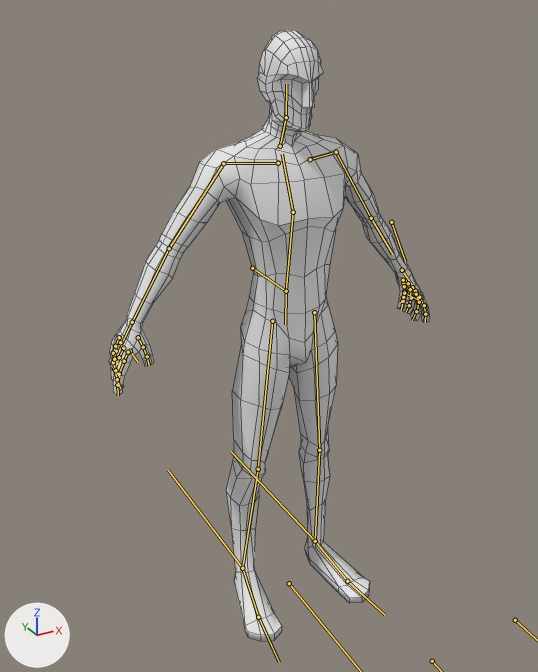
An edit to the FBX model Assets/Animations/Gladiator.fbx, drawn before and after from the same camera.
Rendered twice from a 50 mm lens placed at (-1.22, -2.05, 2.15), pointed at (-0.06, 0.06, 1.09). Every picture has the same lights, and +X, +Y and +Z are marked at lower left. The bones that bend it are drawn over the model as lines. Mesh edges are drawn as thin lines.

Objects in the first picture: 'Gladiator'.
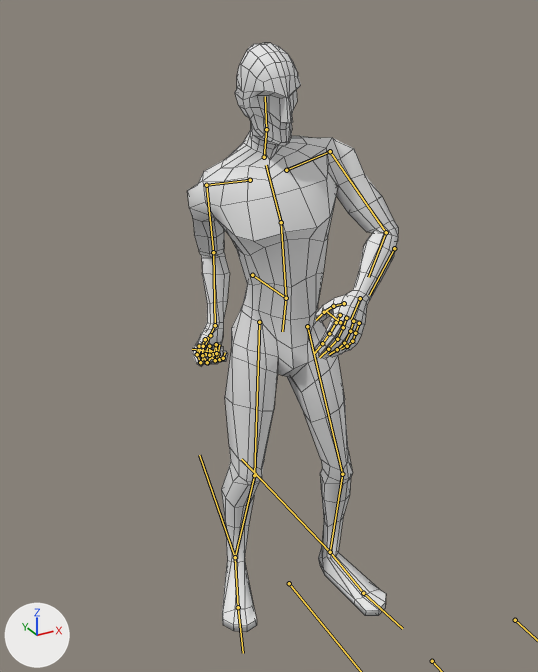
The newer file adds an action. The first version stands in its rest pose; the second is drawn at frame 4 of the action 'Rig|Attack 1H Shield'.

The change in detail:
Bone 'Base' (bone_base) moves from (0.0, 0.0, 0.0) to (0.0, 0.001, 0.027).
Bone 'Spine' (bone_spine) turns from (0, 0, 0) to (0, -15, 9) degrees about its own x, y and z.
Bone 'Chest' (bone_chest) turns from (0, 0, 0) to (1, -12, 4) degrees about its own x, y and z.
Bone 'Neck' (bone_neck) turns from (0, 0, 0) to (-1, 18, -17) degrees about its own x, y and z.
Bone 'Upper Arm.L' (bone_upper_arm_l) turns from (0, 0, 0) to (55, 61, 38) degrees about its own x, y and z.
Bone 'Lower Arm.L' (bone_lower_arm_l) turns from (0, 0, 0) to (65, -34, -13) degrees about its own x, y and z.
Bone 'Shoulder.R' (bone_shoulder_r) turns from (0, 0, 0) to (-4, 1, 2) degrees about its own x, y and z.
Bone 'Upper Arm.R' (bone_upper_arm_r) turns from (0, 0, 0) to (-34, 53, -8) degrees about its own x, y and z.
Bone 'Lower Arm.R' (bone_lower_arm_r) turns from (0, 0, 0) to (15, -21, 35) degrees about its own x, y and z.
Bone 'Hand.R' (bone_hand_r) turns from (0, 0, 0) to (15, 10, -18) degrees about its own x, y and z.
Bone 'Thumb 1.R' (bone_thumb_1_r) turns from (0, 0, 0) to (22, 18, 5) degrees about its own x, y and z.
Bone 'Thumb 3.R' (bone_thumb_3_r) turns from (0, 0, 0) to (5, -6, -17) degrees about its own x, y and z.
Bone 'Index 1.R' (bone_index_1_r) moves from (0.0, 0.0, 0.0) to (0.0, -0.002, 0.001).
Bone 'Index 1.R' (bone_index_1_r) turns from (0, 0, 0) to (-9, -1, 17) degrees about its own x, y and z.
Bone 'Index 2.R' (bone_index_2_r) turns from (0, 0, 0) to (6, 7, 48) degrees about its own x, y and z.
Bone 'Index 3.R' (bone_index_3_r) turns from (0, 0, 0) to (-6, 9, 73) degrees about its own x, y and z.
Bone 'Index 4.R' (bone_index_4_r) turns from (0, 0, 0) to (-11, 1, 21) degrees about its own x, y and z.
Bone 'Middle 1.R' (bone_middle_1_r) moves from (0.0, 0.0, 0.0) to (-0.001, 0.0, 0.0).
Bone 'Middle 1.R' (bone_middle_1_r) turns from (0, 0, 0) to (-7, -3, 17) degrees about its own x, y and z.
Bone 'Middle 2.R' (bone_middle_2_r) turns from (0, 0, 0) to (3, 2, 49) degrees about its own x, y and z.
Bone 'Middle 3.R' (bone_middle_3_r) turns from (0, 0, 0) to (0, -6, 49) degrees about its own x, y and z.
Bone 'Middle 4.R' (bone_middle_4_r) turns from (0, 0, 0) to (1, -5, 24) degrees about its own x, y and z.
Bone 'Ring 1.R' (bone_ring_1_r) moves from (0.0, 0.0, 0.0) to (0.0, 0.001, 0.0).
Bone 'Ring 1.R' (bone_ring_1_r) turns from (0, 0, 0) to (0, 0, 17) degrees about its own x, y and z.
Bone 'Ring 2.R' (bone_ring_2_r) turns from (0, 0, 0) to (2, -3, 49) degrees about its own x, y and z.
Bone 'Ring 3.R' (bone_ring_3_r) turns from (0, 0, 0) to (4, -2, 49) degrees about its own x, y and z.
Bone 'Ring 4.R' (bone_ring_4_r) turns from (0, 0, 0) to (1, -1, 24) degrees about its own x, y and z.
Bone 'Pinky 1.R' (bone_pinky_1_r) moves from (0.0, 0.0, 0.0) to (0.001, 0.001, 0.0).
Bone 'Pinky 1.R' (bone_pinky_1_r) turns from (0, 0, 0) to (0, -1, 15) degrees about its own x, y and z.
Bone 'Pinky 2.R' (bone_pinky_2_r) turns from (0, 0, 0) to (1, -4, 33) degrees about its own x, y and z.
Bone 'Pinky 3.R' (bone_pinky_3_r) turns from (0, 0, 0) to (2, 0, 34) degrees about its own x, y and z.
Bone 'Pinky 4.R' (bone_pinky_4_r) turns from (0, 0, 0) to (2, 0, 24) degrees about its own x, y and z.
Bone 'Hips' (bone_hips) turns from (0, 0, 0) to (1, 30, 6) degrees about its own x, y and z.
Bone 'Upper Leg.L' (bone_upper_leg_l) turns from (0, 0, 0) to (5, -32, 11) degrees about its own x, y and z.
Bone 'Lower Leg.L' (bone_lower_leg_l) turns from (0, 0, 0) to (-21, 0, -2) degrees about its own x, y and z.
Bone 'Foot.L' (bone_foot_l) turns from (0, 0, 0) to (9, -2, 0) degrees about its own x, y and z.
Bone 'Upper Leg.R' (bone_upper_leg_r) turns from (0, 0, 0) to (7, -30, 5) degrees about its own x, y and z.
Bone 'Lower Leg.R' (bone_lower_leg_r) turns from (0, 0, 0) to (-15, 0, 2) degrees about its own x, y and z.
Bone 'Foot.R' (bone_foot_r) turns from (0, 0, 0) to (3, 5, -14) degrees about its own x, y and z.

Boxes (x1, y1, x2, y2) around the edits, measured in the pictures (538 x 672 px):
'Gladiator', posed (34% narrower): before (109, 30, 429, 642); after (187, 43, 398, 632)
bone 'Base', root to tip: before (252, 268) to (286, 291); after (252, 275) to (286, 298)
bone 'Spine', root to tip: before (286, 291) to (293, 212); after (286, 298) to (281, 222)
bone 'Chest', root to tip: before (293, 212) to (282, 154); after (281, 222) to (266, 165)
bone 'Neck', root to tip: before (280, 146) to (286, 117); after (264, 157) to (266, 129)
bone 'Upper Arm.L', root to tip: before (336, 152) to (371, 218); after (330, 151) to (386, 232)
bone 'Lower Arm.L', root to tip: before (371, 218) to (392, 254); after (386, 232) to (368, 277)
bone 'Shoulder.R', root to tip: before (278, 163) to (223, 163); after (250, 180) to (206, 185)
bone 'Upper Arm.R', root to tip: before (223, 163) to (169, 248); after (206, 185) to (213, 252)
bone 'Lower Arm.R', root to tip: before (169, 248) to (132, 322); after (213, 252) to (215, 325)
bone 'Hand.R', root to tip: before (132, 322) to (121, 345); after (215, 325) to (205, 345)
bone 'Thumb 1.R', root to tip: before (138, 337) to (143, 347); after (210, 335) to (205, 339)
bone 'Thumb 3.R', root to tip: before (147, 356) to (149, 366); after (201, 346) to (198, 355)
bone 'Index 1.R', root to tip: before (128, 352) to (124, 361); after (199, 346) to (197, 354)
bone 'Index 2.R', root to tip: before (124, 361) to (119, 374); after (197, 354) to (200, 362)
bone 'Index 3.R', root to tip: before (119, 374) to (117, 385); after (200, 362) to (205, 354)
bone 'Index 4.R', root to tip: before (117, 385) to (118, 395); after (205, 354) to (208, 344)
bone 'Middle 1.R', root to tip: before (123, 348) to (119, 357); after (203, 346) to (202, 355)
bone 'Middle 2.R', root to tip: before (119, 357) to (114, 369); after (202, 355) to (207, 362)
bone 'Middle 3.R', root to tip: before (114, 369) to (117, 379); after (207, 362) to (213, 354)
bone 'Middle 4.R', root to tip: before (117, 379) to (120, 388); after (213, 354) to (216, 343)
bone 'Ring 1.R', root to tip: before (120, 342) to (116, 351); after (209, 346) to (209, 355)
bone 'Ring 2.R', root to tip: before (116, 351) to (113, 362); after (209, 355) to (215, 360)
bone 'Ring 3.R', root to tip: before (113, 362) to (115, 370); after (215, 360) to (218, 354)
bone 'Ring 4.R', root to tip: before (115, 370) to (120, 377); after (218, 354) to (219, 345)
bone 'Pinky 1.R', root to tip: before (119, 337) to (115, 346); after (216, 344) to (216, 353)
bone 'Pinky 2.R', root to tip: before (115, 346) to (113, 353); after (216, 353) to (219, 359)
bone 'Pinky 3.R', root to tip: before (113, 353) to (114, 359); after (219, 359) to (223, 358)
bone 'Pinky 4.R', root to tip: before (114, 359) to (118, 364); after (223, 358) to (225, 352)
bone 'Hips', root to tip: before (286, 291) to (285, 324); after (286, 298) to (282, 331)
bone 'Upper Leg.L', root to tip: before (314, 312) to (319, 450); after (307, 326) to (342, 474)
bone 'Lower Leg.L', root to tip: before (319, 450) to (315, 541); after (342, 474) to (330, 552)
bone 'Foot.L', root to tip: before (315, 541) to (347, 581); after (330, 552) to (363, 593)
bone 'Upper Leg.R', root to tip: before (272, 321) to (258, 469); after (259, 322) to (254, 475)
bone 'Lower Leg.R', root to tip: before (258, 469) to (242, 568); after (254, 475) to (235, 557)
bone 'Foot.R', root to tip: before (242, 568) to (258, 617); after (235, 557) to (238, 607)
